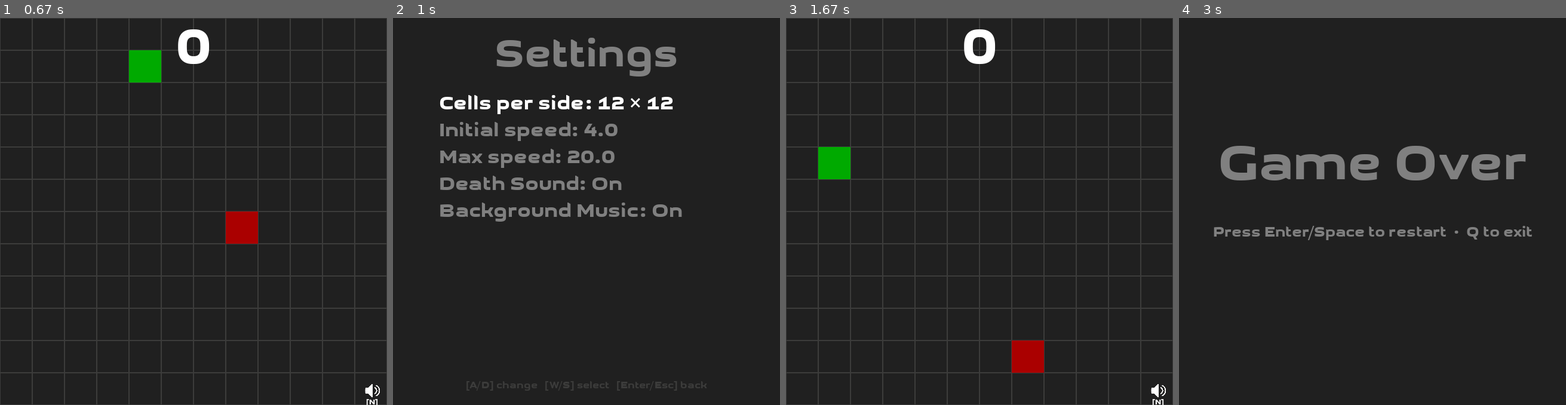
Above: before the commit, frames 1-4 (left to right).
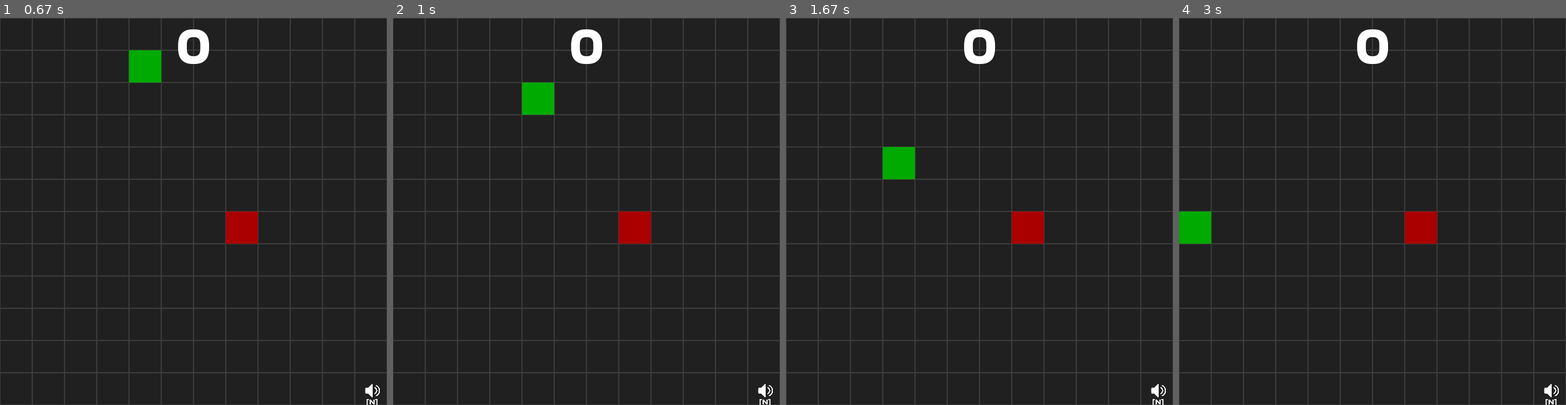
Above: after the commit, the same moments.

Repository: fossguild/naja
Game: pygame game, started from kobra.py
Same seed, same stepped clock (60 frames per second), same inputs: the game is played once before the commit and once after it.
Inputs:
- Up to frame 1 (0.67 s): tap Enter at 0.33 s
- Up to frame 2 (1 s): hold M from 0.67 s (still down); hold Down from 0.67 s (still down)
- Up to frame 3 (1.67 s): release M at 1.13 s; release Down at 1.13 s; tap Enter at 1.17 s; tap A at 1.5 s
- Up to frame 4 (3 s): hold Down 1.87-2.33 s; hold Left 2.37-2.9 s

Frame 1 is identical in both runs. In frame 2, 14% of the frame differs, in the area x 0-100%, y 0-100%; in frame 3, 2.8%; in frame 4, 13%.

Commit message:
code: fix settings menu

Diff:
--- a/kobra.py
+++ b/kobra.py
@@ -660,12 +660,6 @@
                 sys.exit()
             elif event.key == pygame.K_p:  # P         : pause game
                 game_on = not game_on
-            elif event.key in (pygame.K_m, pygame.K_ESCAPE):  # M or ESC : open menu
-                was_running = game_on
-                game_on = 0
-                run_settings_menu()
-                apply_settings(reset_objects=True)
-                game_on = was_running
             elif event.key == pygame.K_n:  # N : toggle music mute
                 SETTINGS["background_music"] = not SETTINGS["background_music"]
                 apply_settings(reset_objects=False)
